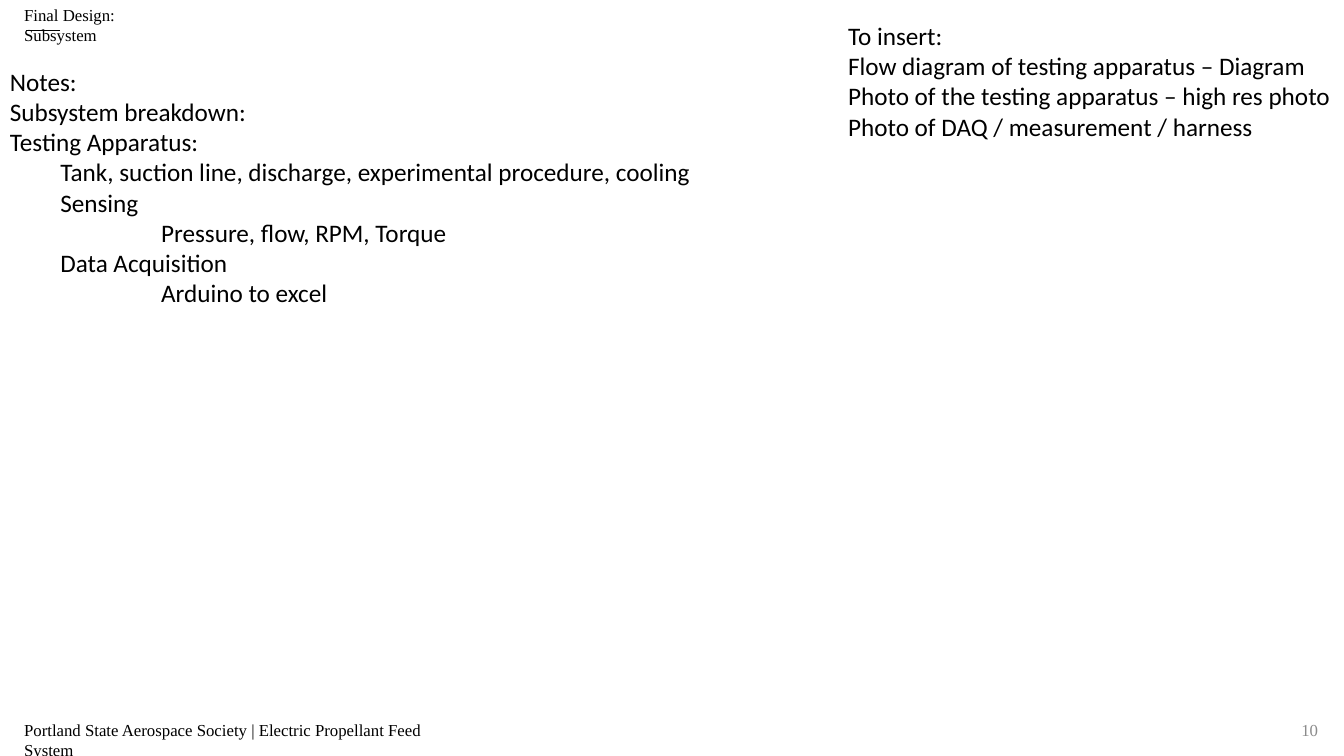
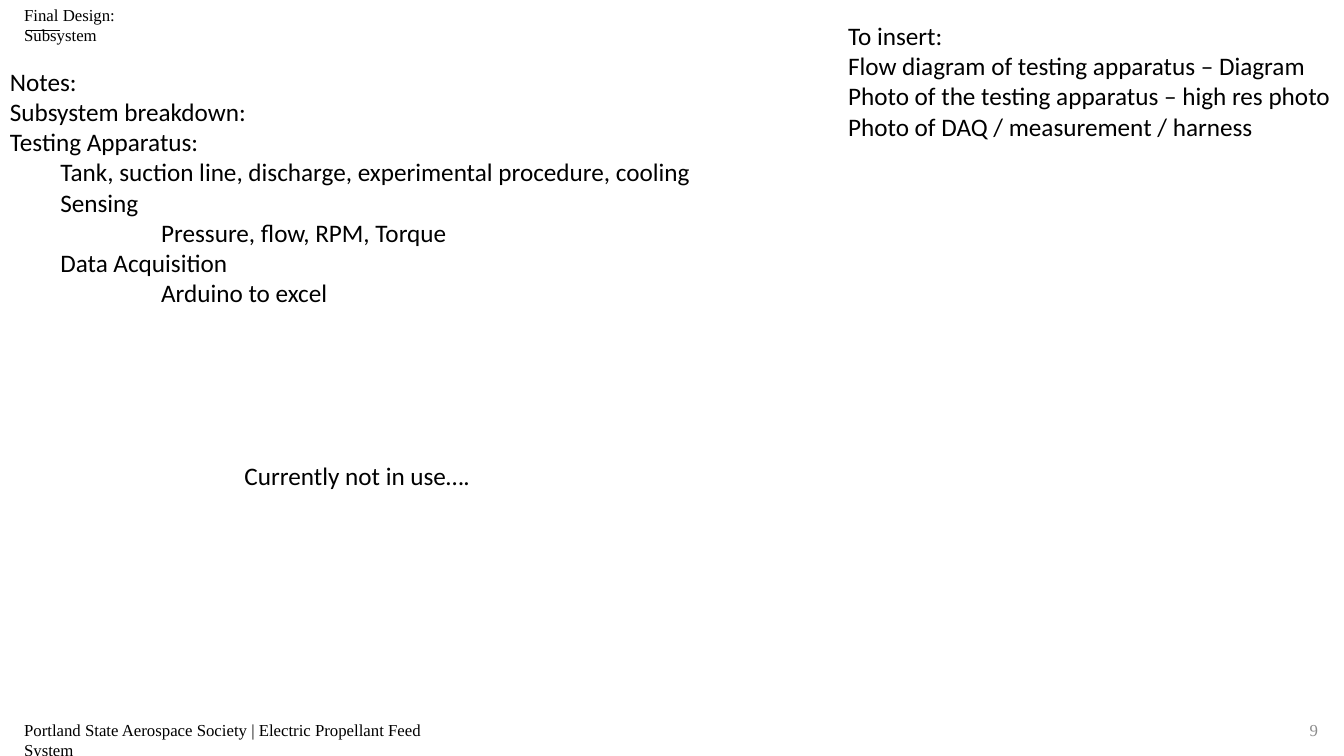
Before and after one commit to psas/electric-feed-system-prototype, a slide deck: slide 9 of Docs/Presentations/Slides/#5 design and subsystems.pptx (slide 10 before the commit). Drawn at 1344x756 pixels with LibreOffice and Linux fonts; fonts in the diff are those of the drawing. Boxes give left, top, right and bottom in pixels: in the first picture for what was removed or moved away, otherwise in the second. Text is boxed around its words. In the diff, an @@ line names an element or a change of style, - is before the commit and + after.

```diff
--- a/Docs/Presentations/Slides/#5 design and subsystems.pptx
+++ b/Docs/Presentations/Slides/#5 design and subsystems.pptx
@@ text added at <box>244,467,469,489</box>, 18 pt, text #000000 @@
+Currently not in use….
@@ page number at <box>1310,725,1318,736</box>: text changed @@
-10
+9
```
Also in this commit, not shown: 2 other slides changed, 1 slide removed, 48 other files.
